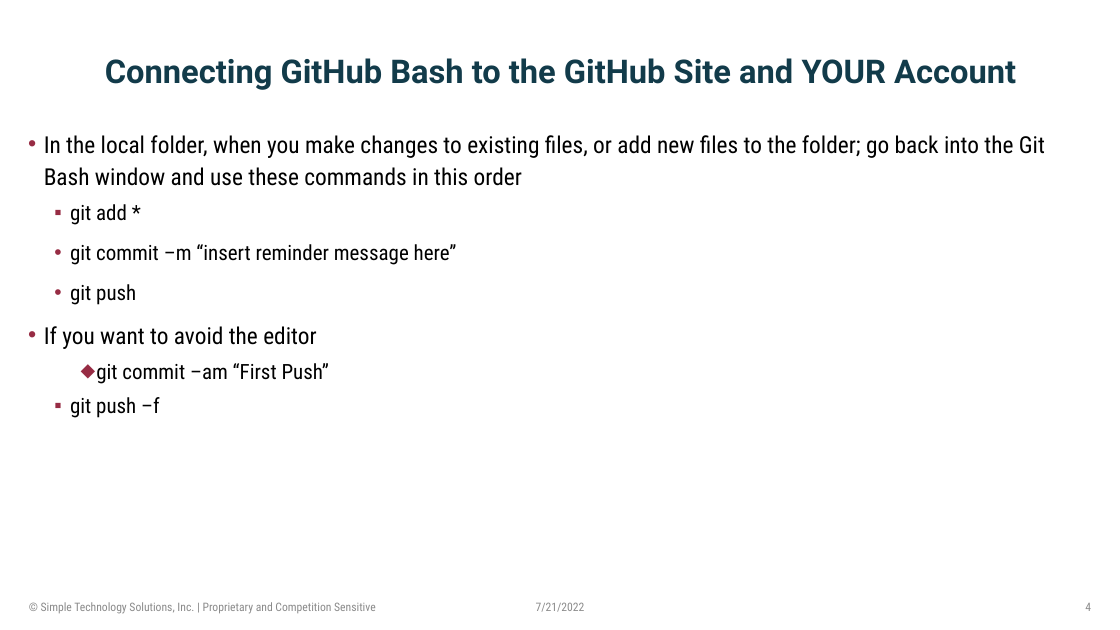
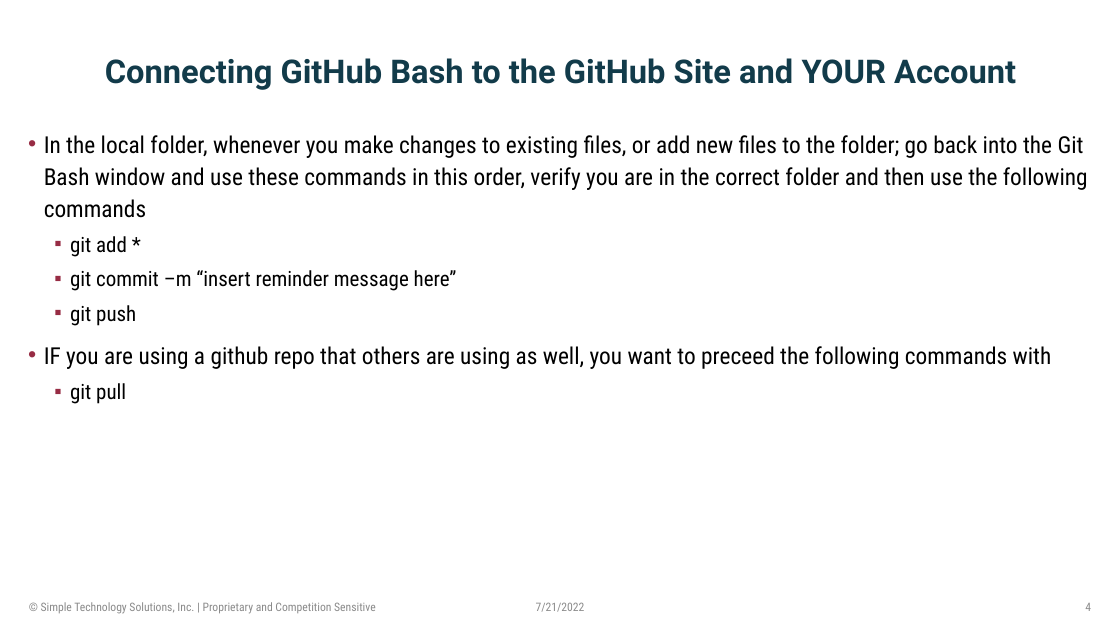
Before and after one commit to ArthurSGautesen/Week3-Terraform, a slide deck: slide 4 of Week3-GitHub_And_Terraform.pptx. Drawn at 1120x630 pixels with LibreOffice and Linux fonts; fonts in the diff are those of the drawing; background and template pictures are left out. Boxes give left, top, right and bottom in pixels: in the first picture for what was removed or moved away, otherwise in the second. Text is boxed around its words. In the diff, an @@ line names an element or a change of style, - is before the commit and + after.

```diff
--- a/Week3-GitHub_And_Terraform.pptx
+++ b/Week3-GitHub_And_Terraform.pptx
@@ text at [44, 135, 1088, 218]: text changed @@
-• In the local folder, when you make changes to existing files, or add new files to the folder; go back into the Git Bash window and use these commands in this order
+• In the local folder, whenever you make changes to existing files, or add new files to the folder; go back into the Git Bash window and use these commands in this order, verify you are in the correct folder and then use the following commands
@@ text at [70, 270, 457, 326]: bullet • to ▪; list level 3 to 2 in "git commit –m “insert reminder ..."; list level 3 to 2 in "git push" @@
@@ text at [44, 346, 1052, 404]: text changed; size 18 to 20 pt @@
-• If you want to avoid the editor
-    ⬥ git commit –am “First Push”
-  ▪ git push –f
+• IF you are using a github repo that others are using as well, you want to preceed the following commands with
+  ▪ git pull
```
Also in this commit, not shown: 1 other slide changed.
